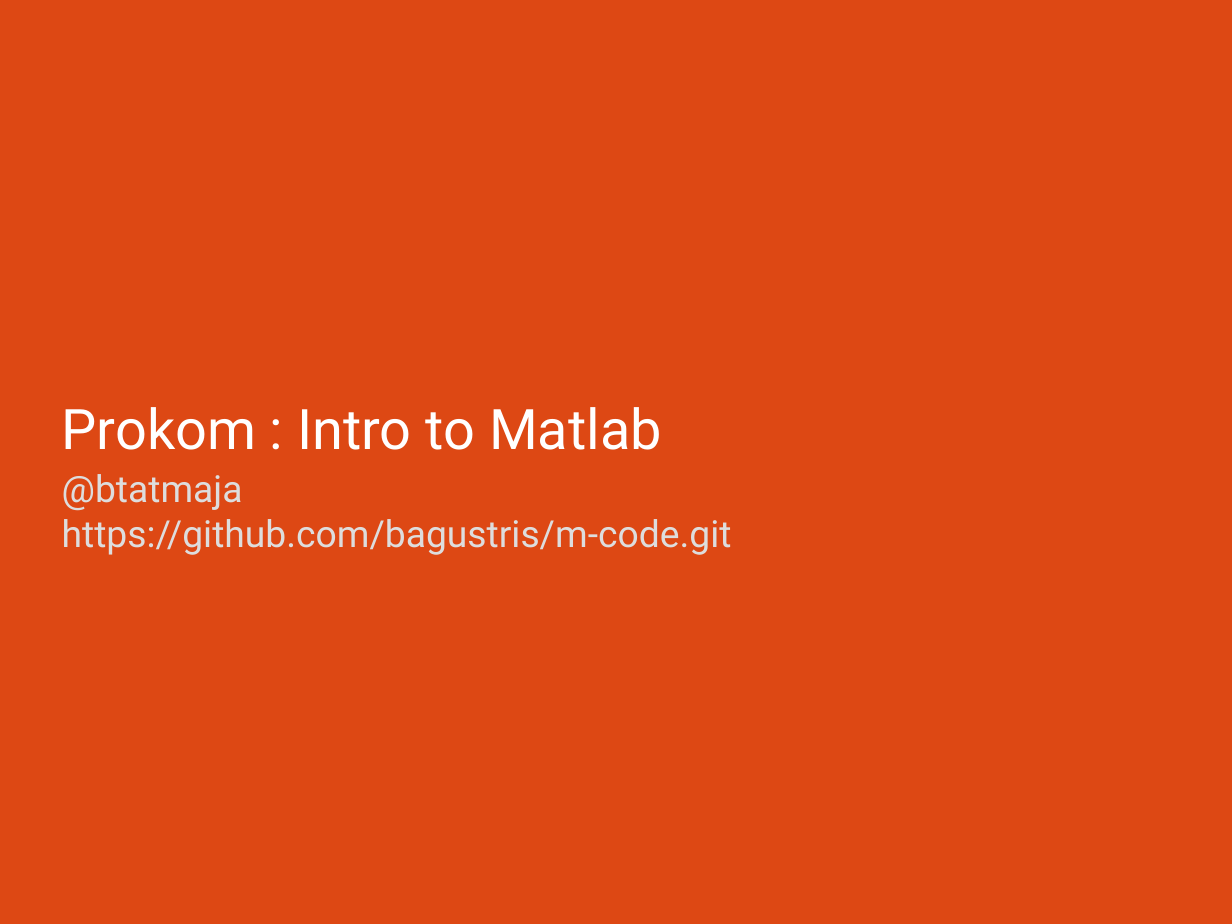
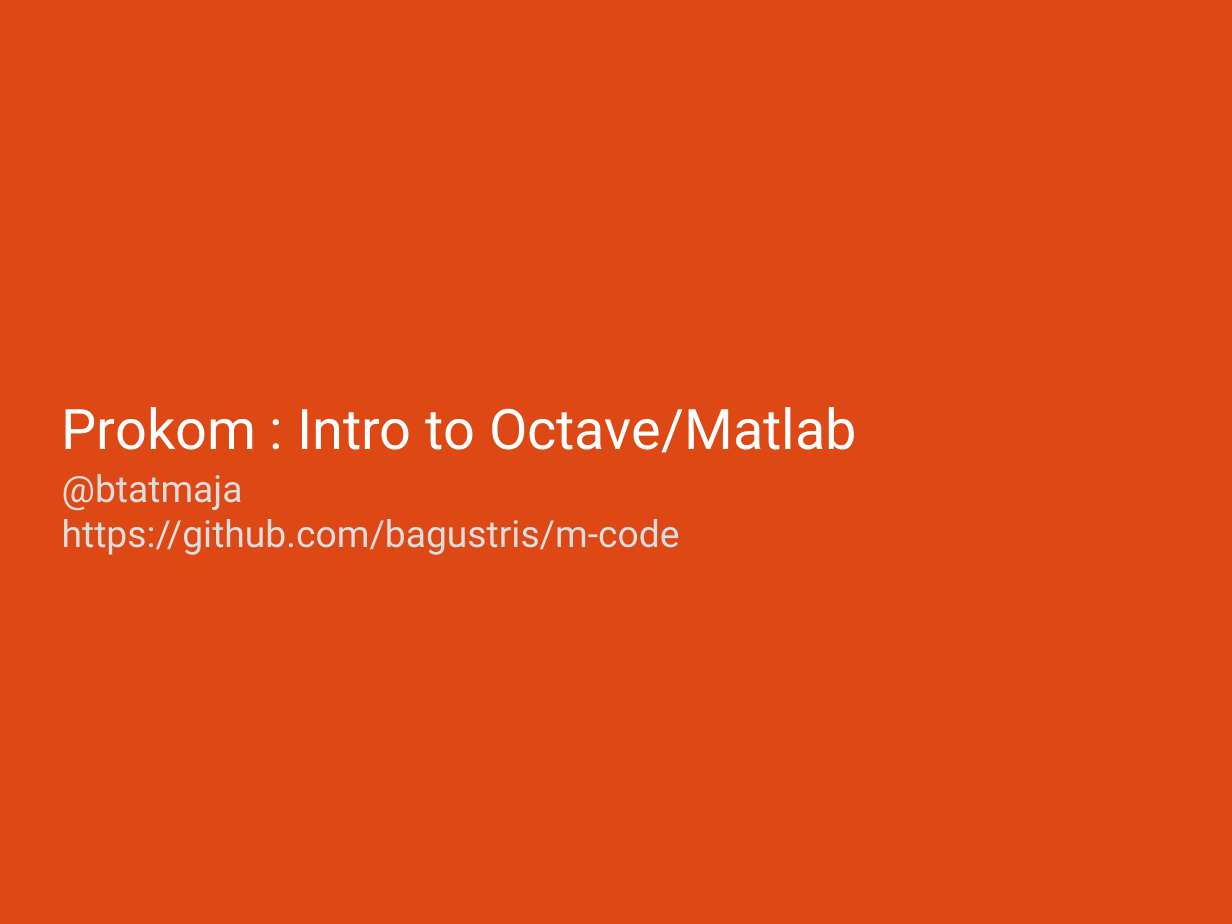
Before and after one commit to bagustris/prokom-tf, a slide deck: slide 1 of slide/matlab.odp. Drawn at 1232x924 pixels with LibreOffice and Linux fonts; fonts in the diff are those of the drawing. Boxes give left, top, right and bottom in pixels: in the first picture for what was removed or moved away, otherwise in the second. Text is boxed around its words. In the diff, an @@ line names an element or a change of style, - is before the commit and + after.

Commit message:
mod matlab

```diff
--- a/slide/matlab.odp
+++ b/slide/matlab.odp
@@ title at (x1=62, y1=407, x2=857, y2=453): text changed @@
-Prokom : Intro to Matlab
+Prokom : Intro to Octave/Matlab
@@ subtitle at (x1=62, y1=519, x2=680, y2=555): text changed @@
-https://github.com/bagustris/m-code.git
+https://github.com/bagustris/m-code
```
Also in this commit, not shown: 3 other slides changed, 1 other file.
